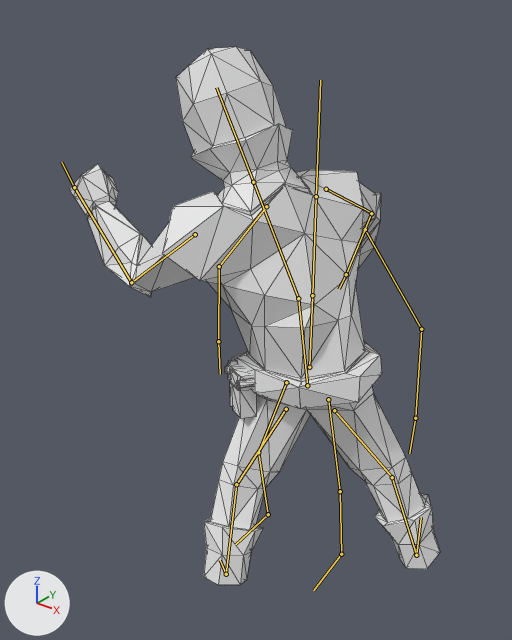
The Blender file Animations/RogueBladeRoundAttack.blend, before and after one commit.
Before and after are seen from a 50 mm camera at (5.41, -8.04, 9.24) aimed at (-1.3, 0.35, 4.03). Lighting does not change. The marker at lower left points along +X, +Y and +Z. Both versions are drawn at frame 24 of the action 'Armature.000Action.001'; the numbers are the values there. The bones that bend it are drawn over the model as lines. Mesh edges are drawn as thin lines.
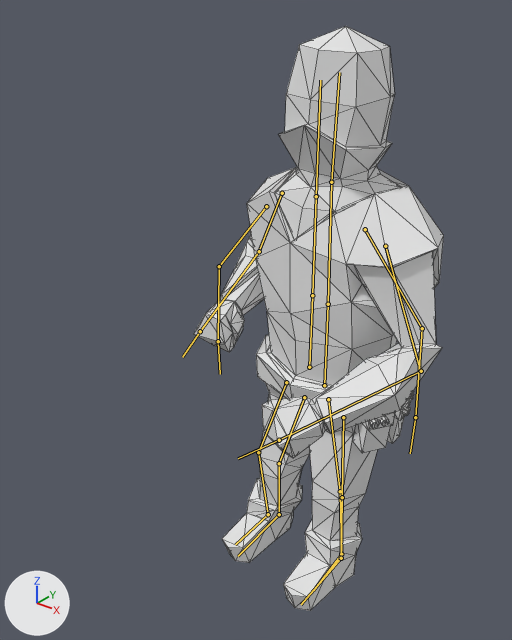
Boxes (x1, y1, x2, y2) around the edits, measured in the pictures (512 x 640 px):
'Cube', posed (33% narrower, 9% taller)
    before: (69, 47, 440, 585)
    after: (194, 26, 444, 611)
bone 'Root', root to tip
    before: (307, 385) to (298, 298)
    after: (324, 385) to (328, 304)
bone 'Chest', root to tip
    before: (298, 298) to (253, 182)
    after: (328, 304) to (331, 182)
bone 'Shoulder.R', root to tip
    before: (326, 189) to (372, 213)
    after: (282, 193) to (259, 251)
bone 'Arm.R', root to tip
    before: (371, 213) to (346, 274)
    after: (259, 251) to (200, 331)
bone 'Shoulder.L', root to tip
    before: (195, 234) to (131, 282)
    after: (385, 246) to (421, 373)
bone 'Arm.L', root to tip
    before: (131, 282) to (74, 187)
    after: (421, 371) to (279, 440)
bone 'Head', root to tip
    before: (253, 182) to (216, 87)
    after: (331, 182) to (339, 72)
bone 'Leg.R', root to tip
    before: (334, 410) to (392, 477)
    after: (304, 397) to (279, 463)
bone 'Calf.R', root to tip
    before: (392, 477) to (416, 555)
    after: (279, 463) to (279, 514)
bone 'Foot.R', root to tip
    before: (416, 555) to (421, 517)
    after: (279, 514) to (238, 556)
bone 'Leg.L', root to tip
    before: (286, 409) to (236, 484)
    after: (343, 417) to (342, 497)
bone 'Calf.L', root to tip
    before: (236, 484) to (226, 574)
    after: (342, 497) to (341, 558)
bone 'Foot.L', root to tip
    before: (226, 574) to (220, 560)
    after: (341, 558) to (301, 604)

Diff of the bpy script that builds the scene:
```diff
--- a/Animations/RogueBladeRoundAttack.blend.py
+++ b/Animations/RogueBladeRoundAttack.blend.py
@@ bone_root @@
 bone_root = bpy.data.objects['Armature'].pose.bones['Root']
-bone_root.location = (0.0, 0.03, 0.0)
-bone_root.rotation_quaternion = (-0.203, -0.06, 0.954, 0.011)  # degrees (-3, -156, 8)
+bone_root.location = (0.14, -0.05, -0.29)
+bone_root.rotation_quaternion = (-0.999, -0.037, 0.032, 0.023)  # degrees (4, -4, -3)
@@ bone_chest @@
 bone_chest = bpy.data.objects['Armature'].pose.bones['Chest']  # child of 'Root'
-bone_chest.rotation_euler = (0.384, 0.908, -0.0349)  # degrees (22, 52, -2)
+bone_chest.rotation_euler = (-0.0524, -0.262, 0.0698)  # degrees (-3, -15, 4)
@@ bone_shoulder_r @@
 bone_shoulder_r = bpy.data.objects['Armature'].pose.bones['Shoulder.R']  # child of 'Chest'
-bone_shoulder_r.location = (0.0, 0.0, 0.0)
-bone_shoulder_r.rotation_quaternion = (0.868, 0.101, 0.375, -0.339)  # degrees (-6, 45, -45)
+bone_shoulder_r.location = (-0.02, 0.01, -0.03)
+bone_shoulder_r.rotation_quaternion = (0.996, -0.075, 0.039, 0.027)  # degrees (-9, 5, 3)
@@ bone_arm_r @@
 bone_arm_r = bpy.data.objects['Armature'].pose.bones['Arm.R']  # child of 'Shoulder.R'
-bone_arm_r.rotation_quaternion = (0.974, -0.033, 0.032, -0.109)  # degrees (-4, 3, -13)
+bone_arm_r.rotation_quaternion = (-0.75, 0.585, 0.202, 0.234)  # degrees (-73, -35, -8)
@@ bone_shoulder_l @@
 bone_shoulder_l = bpy.data.objects['Armature'].pose.bones['Shoulder.L']  # child of 'Chest'
-bone_shoulder_l.location = (0.0, 0.0, 0.0)
-bone_shoulder_l.rotation_quaternion = (0.742, -0.078, -0.31, 0.599)  # degrees (-31, -21, 84)
+bone_shoulder_l.location = (-0.04, 0.06, 0.18)
+bone_shoulder_l.rotation_quaternion = (0.92, 0.035, 0.389, 0.037)  # degrees (8, 45, 8)
@@ bone_arm_l @@
 bone_arm_l = bpy.data.objects['Armature'].pose.bones['Arm.L']  # child of 'Shoulder.L'
-bone_arm_l.location = (0.0, 0.0, 0.0)
-bone_arm_l.rotation_quaternion = (0.825, -0.564, -0.016, -0.079)  # degrees (-68, -7, -6)
+bone_arm_l.location = (-0.02, -0.02, 0.0)
+bone_arm_l.rotation_quaternion = (0.676, -0.634, -0.055, -0.377)  # degrees (-77, -33, -32)
@@ bone_head @@
 bone_head = bpy.data.objects['Armature'].pose.bones['Head']  # child of 'Chest'
-bone_head.rotation_quaternion = (0.97, -0.009, 0.139, -0.012)  # degrees (-1, 16, -2)
+bone_head.rotation_quaternion = (0.987, 0.007, 0.155, -0.034)  # degrees (0, 18, -4)
@@ bone_leg_r @@
 bone_leg_r = bpy.data.objects['Armature'].pose.bones['Leg.R']  # child of 'Root'
-bone_leg_r.rotation_quaternion = (0.991, -0.088, -0.048, -0.109)  # degrees (-9, -7, -12)
+bone_leg_r.rotation_quaternion = (0.986, 0.15, -0.053, 0.049)  # degrees (17, -7, 5)
@@ bone_calf_r @@
 bone_calf_r = bpy.data.objects['Armature'].pose.bones['Calf.R']  # child of 'Leg.R'
-bone_calf_r.rotation_quaternion = (1.0, 0.0, 0.0, 0.0)  # degrees (0, 0, 0)
+bone_calf_r.rotation_quaternion = (0.99, 0.094, 0.017, 0.1)  # degrees (11, 1, 12)
@@ bone_foot_r @@
 bone_foot_r = bpy.data.objects['Armature'].pose.bones['Foot.R']  # child of 'Calf.R'
-bone_foot_r.rotation_quaternion = (1.0, 0.006, 0.003, -0.014)  # degrees (1, 0, -2)
+bone_foot_r.rotation_quaternion = (0.992, 0.025, 0.116, -0.045)  # degrees (2, 13, -5)
@@ bone_leg_l @@
 bone_leg_l = bpy.data.objects['Armature'].pose.bones['Leg.L']  # child of 'Root'
-bone_leg_l.rotation_quaternion = (0.94, -0.202, -0.085, -0.282)  # degrees (-20, -16, -31)
+bone_leg_l.rotation_quaternion = (0.986, 0.123, -0.093, 0.063)  # degrees (14, -11, 6)
@@ bone_calf_l @@
 bone_calf_l = bpy.data.objects['Armature'].pose.bones['Calf.L']  # child of 'Leg.L'
-bone_calf_l.rotation_quaternion = (0.981, 0.01, 0.032, 0.037)  # degrees (1, 4, 4)
+bone_calf_l.rotation_quaternion = (0.987, 0.049, 0.053, -0.143)  # degrees (5, 7, -16)
@@ bone_foot_l @@
 bone_foot_l = bpy.data.objects['Armature'].pose.bones['Foot.L']  # child of 'Calf.L'
-bone_foot_l.rotation_quaternion = (1.0, 0.0, -0.015, -0.001)  # degrees (0, -2, 0)
+bone_foot_l.rotation_quaternion = (0.999, -0.02, 0.014, 0.037)  # degrees (-2, 2, 4)
```
